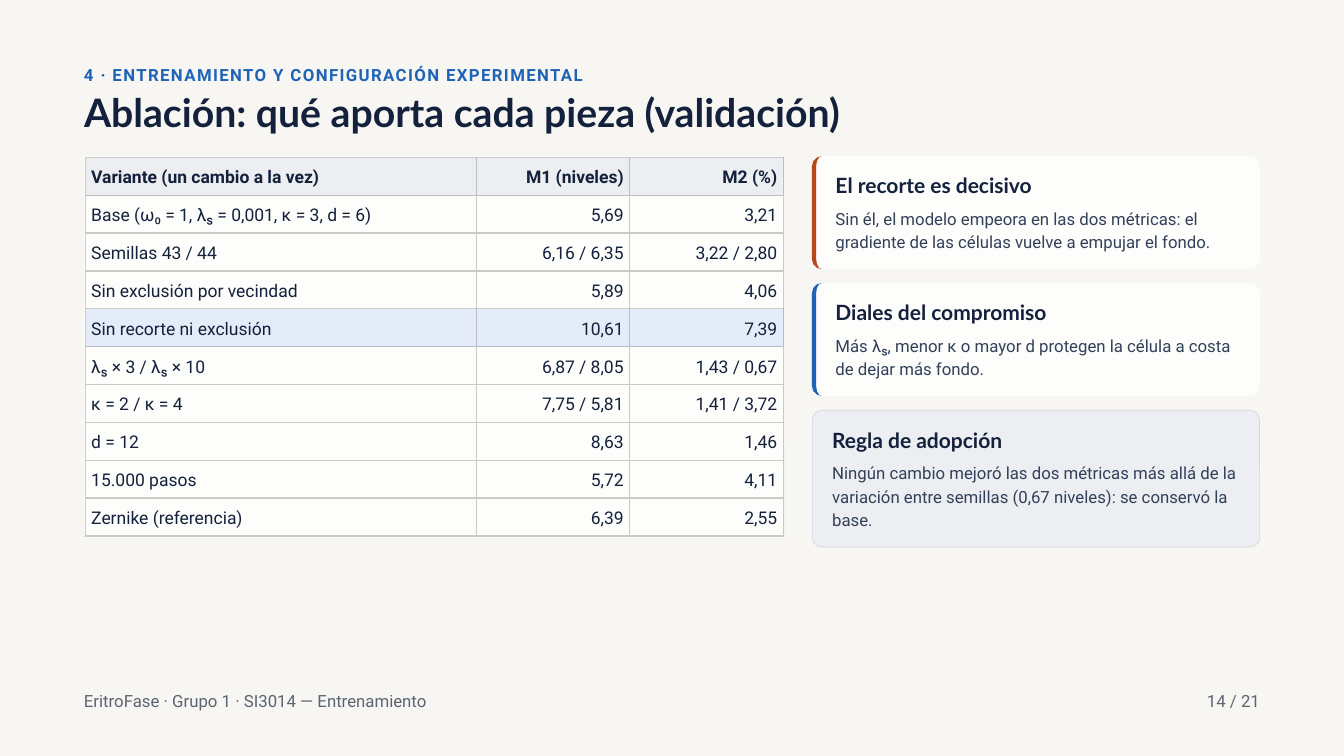
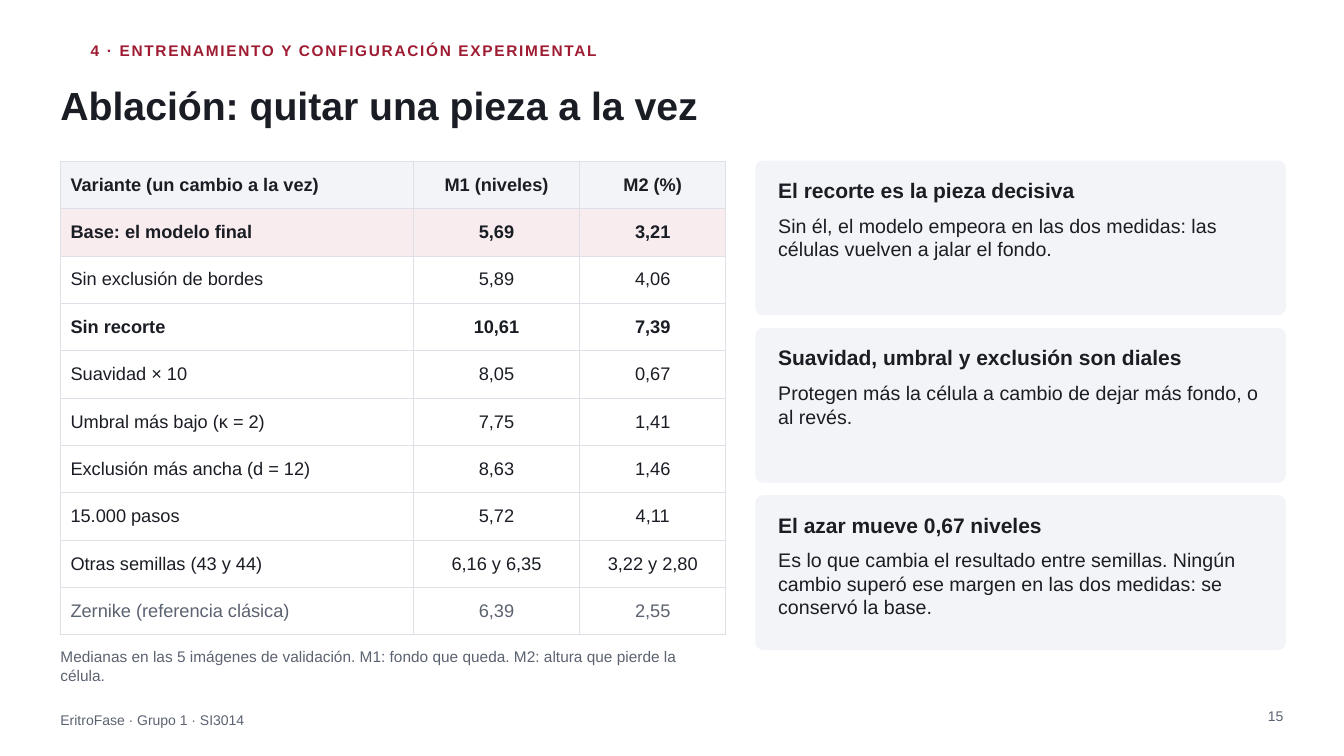
Before and after one commit to Jjes07/DeepLearning-Final, a slide deck: slide 15 of docs/final-report/EritroFase_Sustentacion.pptx (slide 14 before the commit). Drawn at 1344x756 pixels with LibreOffice and Linux fonts; fonts in the diff are those of the drawing; background and template pictures are left out. Boxes give left, top, right and bottom in pixels: in the first picture for what was removed or moved away, otherwise in the second. Text is boxed around its words. In the diff, an @@ line names an element or a change of style, - is before the commit and + after.

Commit message:
docs: rediseñar la presentación para público no experto
- Tres diapositivas nuevas al inicio: qué es un eritrocito, cómo se mide algo
  transparente (la fase) y por qué estorba el fondo.
- Figuras regeneradas sin ejes ilegibles, tipografía Arial y una analogía por
  idea (reloj, sábana y cuerdas, mano sobre la mesa, estatura desde el piso).
- Versiones 1 y 2 del entrenamiento en una sola diapositiva; diapositiva nueva
  con el control posterior a la entrega; respaldos 24 a 26.
- Corrige tres afirmaciones: el «335×» pasa al respaldo con su matiz, la
  prueba se describe como «no usada para entrenar» y ω0 = 1 «favorece» fondos
  lentos.
- Notas del orador reescritas, con nombre y tiempo por diapositiva (13:55).

```diff
--- a/docs/final-report/EritroFase_Sustentacion.pptx
+++ b/docs/final-report/EritroFase_Sustentacion.pptx
@@ background #F7F6F2 to #FFFFFF @@
@@ text "4 · ENTRENAMIENTO Y CONFIGURACIÓN ...": place and size @@
-text "4 · ENTRENAMIENTO Y CONFIGURACIÓN ..." at box(84, 66, 583, 81)
+text "4 · ENTRENAMIENTO Y CONFIGURACIÓN ..." at box(91, 45, 291, 56)
@@ text "4 · ENTRENAMIENTO Y CONFIGURACIÓN ..." at box(91, 45, 291, 56): size 12 to 11 pt, font Roboto to Arial, text colour #1F63B8 to #9E1B32, letter spacing 1 to 1.2 pt; line spacing 16.8pt to 1; more space between paragraphs; vertical alignment top to middle @@
@@ title "Ablación: quitar una pieza a ..." at box(60, 91, 698, 128): vertical alignment top to middle @@
@@ title at box(60, 91, 698, 128): text changed; font Lato to Arial; text colour #14213D to #1A1D24 @@
-Ablación: qué aporta cada pieza (validación)
+Ablación: quitar una pieza a la vez
@@ table at box(60, 161, 726, 625) @@
-row 2: Base (ω₀ = 1, λₛ = 0,001, κ = 3, d = 6) | 5,69 | 3,21
-row 3: Semillas 43 / 44 | 6,16 / 6,35 | 3,22 / 2,80
-row 4: Sin exclusión por vecindad | 5,89 | 4,06
-row 5: Sin recorte ni exclusión | 10,61 | 7,39
-row 6: λₛ × 3 / λₛ × 10 | 6,87 / 8,05 | 1,43 / 0,67
-row 7: κ = 2 / κ = 4 | 7,75 / 5,81 | 1,41 / 3,72
-row 8: d = 12 | 8,63 | 1,46
+row 2: Base: el modelo final | 5,69 | 3,21
+row 3: Sin exclusión de bordes | 5,89 | 4,06
+row 4: Sin recorte | 10,61 | 7,39
+row 5: Suavidad × 10 | 8,05 | 0,67
+row 6: Umbral más bajo (κ = 2) | 7,75 | 1,41
+row 7: Exclusión más ancha (d = 12) | 8,63 | 1,46
-row 10: Zernike (referencia) | 6,39 | 2,55
+row 9: Otras semillas (43 y 44) | 6,16 y 6,35 | 3,22 y 2,80
+row 10: Zernike (referencia clásica) | 6,39 | 2,55
@@ fill #ECEEF1 to #F2F4F7 in row 1 @@
@@ fill none to #F8ECEF in row 2 @@
@@ fill #E3ECF8 to none in row 5 @@
@@ size 12.5 to 13 pt, font Roboto to Arial in "Variante (un cambio a la vez)", "M1 (niveles)", "M2 (%)", "5,69" and 3 more places @@
@@ text colour #14213D to #1A1D24 in "Variante (un cambio a la vez)", "M1 (niveles)", "M2 (%)", "5,69" and 1 more places @@
@@ bold on in "5,69", "3,21" @@
@@ text colour #14213D to #5B6270 in "6,39", "2,55" @@
@@ line spacing 17.5pt to 1 @@
@@ alignment right to centre @@
@@ borders changed @@
@@ table: place and size @@
-table at box(85, 157, 782, 536)
+table at box(60, 161, 726, 625)
@@ rectangle removed at box(84, 156, 783, 536) @@
@@ rounded rectangle: place and size @@
-rounded rectangle at box(813, 156, 1260, 269)
+rounded rectangle at box(756, 161, 1286, 315)
@@ rounded rectangle at box(756, 161, 1286, 315): fill #FDFDFB to #F2F4F7; outline none to #F2F4F7 1 pt; proportions changed @@
@@ line removed from (783, 156) to (783, 536) @@
@@ freeform shape removed at box(813, 156, 1260, 269) @@
@@ text at box(778, 182, 1074, 202): text changed; font Lato to Arial; text colour #14213D to #1A1D24 @@
-El recorte es decisivo
+El recorte es la pieza decisiva
@@ text at box(778, 218, 1216, 260): text changed; size 12 to 14 pt; font Roboto to Arial; text colour #33405A to #1A1D24 @@
-Sin él, el modelo empeora en las dos métricas: el gradiente de las células vuelve a empujar el fondo.
+Sin él, el modelo empeora en las dos medidas: las células vuelven a jalar el fondo.
@@ freeform shape removed at box(813, 283, 1260, 396) @@
@@ rounded rectangle at box(756, 329, 1286, 482): fill #FDFDFB to #F2F4F7; outline none to #F2F4F7 1 pt; proportions changed @@
@@ rounded rectangle: place and size @@
-rounded rectangle at box(813, 283, 1260, 396)
+rounded rectangle at box(756, 329, 1286, 482)
@@ text removed at box(835, 304, 1046, 324) @@
-Diales del compromiso
@@ text added at box(778, 349, 1181, 370), 15 pt, text #1A1D24, bold @@
+Suavidad, umbral y exclusión son diales
@@ text at box(778, 385, 1258, 424): text changed; size 12 to 14 pt; font Roboto to Arial; text colour #33405A to #1A1D24 @@
-Más λₛ, menor κ o mayor d protegen la célula a costa de dejar más fondo.
+Protegen más la célula a cambio de dejar más fondo, o al revés.
@@ text removed at box(832, 432, 1002, 452) @@
-Regla de adopción
@@ text removed at box(832, 466, 1236, 526) @@
-Ningún cambio mejoró las dos métricas más allá de la variación entre semillas (0,67 niveles): se conservó la base.
@@ rounded rectangle: place and size @@
-rounded rectangle at box(813, 410, 1260, 547)
+rounded rectangle at box(756, 496, 1286, 649)
@@ rounded rectangle at box(756, 496, 1286, 649): fill #ECEEF1 to #F2F4F7; outline #D3D8E0 0.5 pt to #F2F4F7 1 pt; proportions changed @@
@@ line removed from (84, 536) to (784, 536) @@
@@ text added at box(778, 517, 1041, 537), 15 pt, text #1A1D24, bold @@
+El azar mueve 0,67 niveles
@@ text added at box(778, 552, 1235, 614), 14 pt, text #1A1D24 @@
+Es lo que cambia el resultado entre semillas. Ningún cambio superó ese margen en las dos medidas: se conservó la base.
@@ text added at box(60, 650, 676, 681), 11 pt, text #5B6270 @@
+Medianas en las 5 imágenes de validación. M1: fondo que queda. M2: altura que pierde la célula.
@@ text added at box(60, 715, 244, 728), 10 pt, text #5B6270 @@
+EritroFase · Grupo 1 · SI3014
@@ text removed at box(84, 695, 426, 711) @@
-EritroFase · Grupo 1 · SI3014 — Entrenamiento
@@ text removed at box(1207, 695, 1260, 707) @@
-14 / 21
@@ page number added at box(1268, 711, 1284, 721), 10 pt, text #5B6270 @@
+15
```
Also in this commit, not shown: 11 other slides changed, 14 slides added, 9 slides removed.
